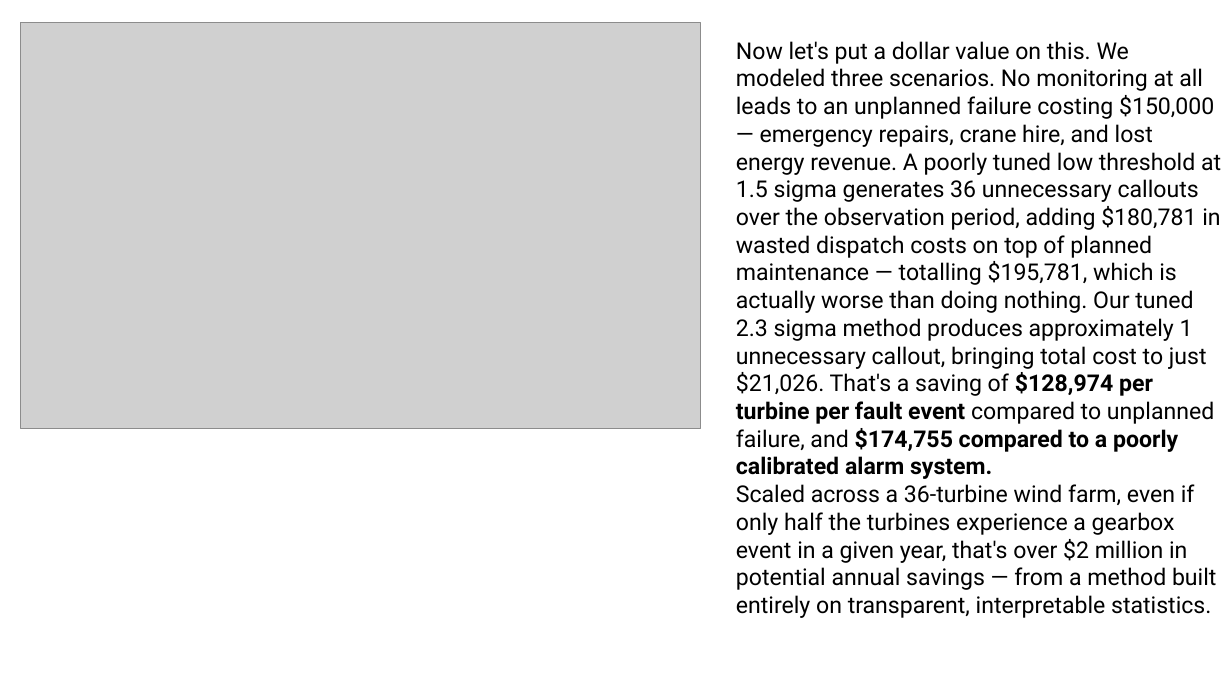
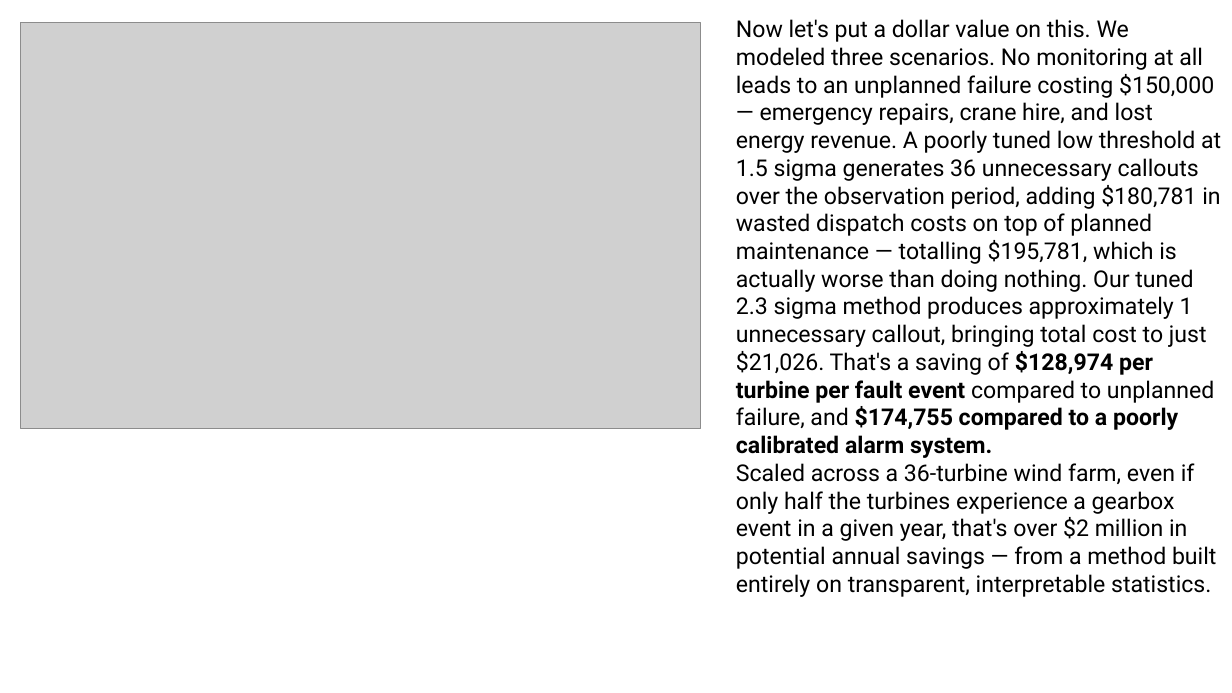
Before and after one commit to KMANN-R2-D2/DSMLC-Final_Competition, a slide deck: slide 15 of Asees-analysis/VISUALIZATIONS SO FAR.pptx. Drawn at 1232x693 pixels with LibreOffice and Linux fonts; fonts in the diff are those of the drawing; grey boxes stand for pictures. Boxes give left, top, right and bottom in pixels: in the first picture for what was removed or moved away, otherwise in the second. Text is boxed around its words. In the diff, an @@ line names an element or a change of style, - is before the commit and + after.

```diff
--- a/Asees-analysis/VISUALIZATIONS SO FAR.pptx
+++ b/Asees-analysis/VISUALIZATIONS SO FAR.pptx
@@ text "Now let's put a dollar ...": place and size @@
-text "Now let's put a dollar ..." at bbox=[736, 41, 1221, 618]
+text "Now let's put a dollar ..." at bbox=[736, 19, 1221, 597]
```
Also in this commit, not shown: 4 other slides changed.
